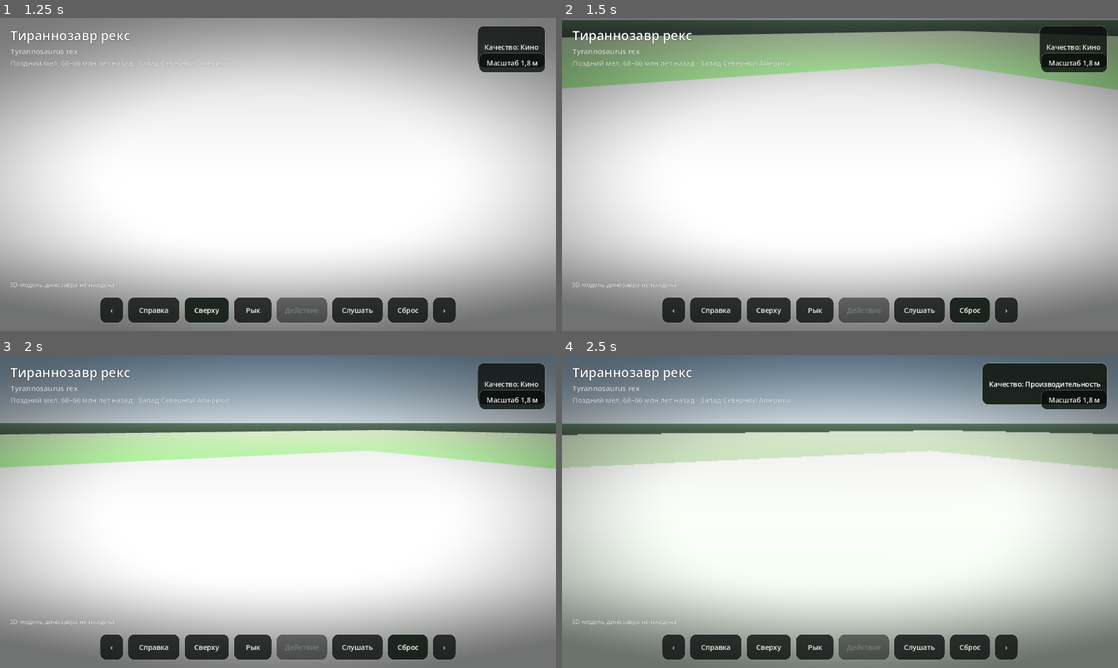
Above: before the commit, frames 1-4 (two rows, left to right).
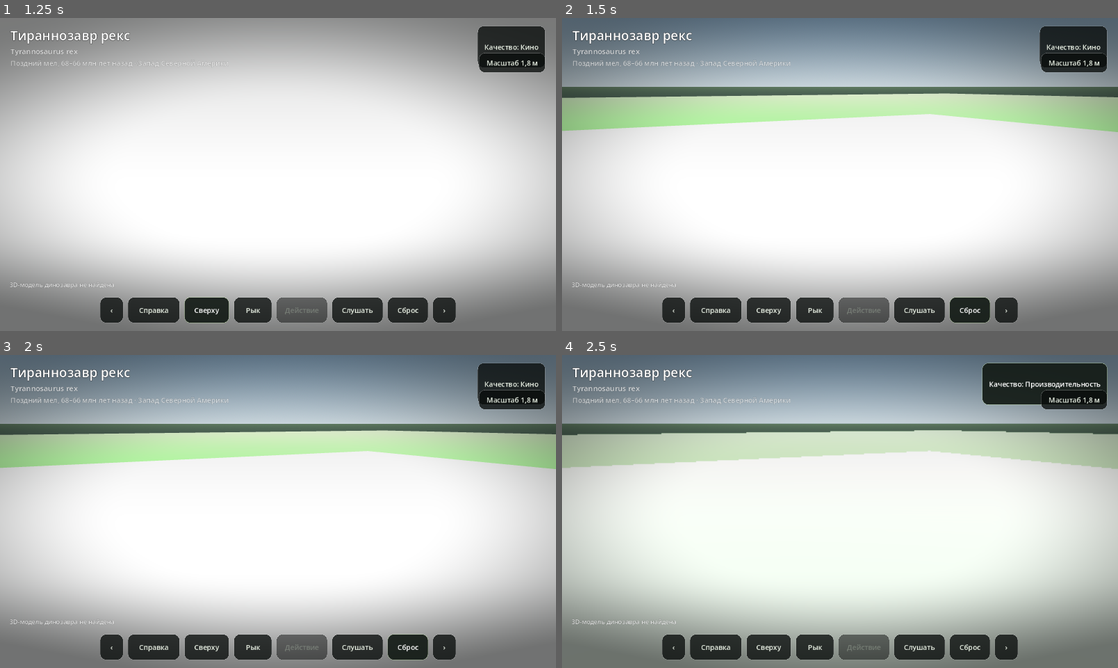
Above: after the commit, the same moments.

Repository: artemkz147-ship-it/RAZNOE147
Game: Godot game, scene res://scenes/main.tscn
The game is run twice, just before and just after one commit, with the same random seed, the same clock (stepped at 60 frames per second) and the same inputs.
Inputs:
- Up to frame 1 (1.25 s): click "Сверху" at 0.5 s
- Up to frame 2 (1.5 s): click "Сброс" at 1.25 s
- Up to frame 3 (2 s): no input
- Up to frame 4 (2.5 s): click "Качество: Кино" at 2 s

Frame 1 is identical in both runs. In frame 2, 30% of the frame differs, in the area x 0-100%, y 0-37%; in frame 3, 0.7%; in frame 4, less than 0.1%.

Commit message:
dino: snap camera to species framing on switch

Diff:
--- a/scripts/orbit_camera.gd
+++ b/scripts/orbit_camera.gd
@@ -1,6 +1,6 @@
 extends Node3D
 
-@export var min_distance := 0.9
+@export var min_distance := 0.85
 @export var max_distance := 36.0
 @export var rotation_speed := 0.005
 @export var zoom_speed := 0.012
@@ -46,16 +46,19 @@
     _apply_transform()
 
 func focus_target(center: Vector3, radius: float) -> void:
-    var safe_radius := maxf(radius, 0.35)
+    var safe_radius := maxf(radius, 0.22)
     _default_focus = _clamp_focus(center)
-    _default_focus_height = clampf(safe_radius * 0.42, 0.28, 4.8)
-    _default_distance = clampf(safe_radius * 2.15, 1.45, max_distance)
+    _default_focus_height = clampf(safe_radius * 0.42, 0.24, 4.8)
+    # Small species need a deliberately closer camera. Large species still use the
+    # same formula so switching never inherits the previous dinosaur's distance.
+    _default_distance = clampf(safe_radius * 1.85 + 0.45, 1.10, max_distance)
     _target_focus_center = _default_focus
     _target_focus_height = _default_focus_height
     _target_distance = _default_distance
     _target_yaw = deg_to_rad(-28.0)
-    _target_pitch = deg_to_rad(-13.0 if safe_radius < 2.0 else -16.0)
-    camera.fov = 40.0 if safe_radius < 1.5 else 47.0
+    _target_pitch = deg_to_rad(-12.0 if safe_radius < 1.4 else -16.0)
+    camera.fov = 37.0 if safe_radius < 1.2 else (42.0 if safe_radius < 3.0 else 47.0)
+    _apply_immediate()
 
 func reset_view() -> void:
     _target_focus_center = _default_focus
@@ -63,10 +66,11 @@
     _target_distance = _default_distance
     _target_yaw = deg_to_rad(-28.0)
     _target_pitch = deg_to_rad(-14.0)
+    _apply_immediate()
 
 func set_top_view() -> void:
     _target_pitch = deg_to_rad(-72.0)
-    _target_distance = clampf(maxf(_default_distance * 1.35, 5.0), min_distance, max_distance)
+    _target_distance = clampf(maxf(_default_distance * 1.35, 4.0), min_distance, max_distance)
 
 func set_side_view() -> void:
     _target_pitch = deg_to_rad(-14.0)
